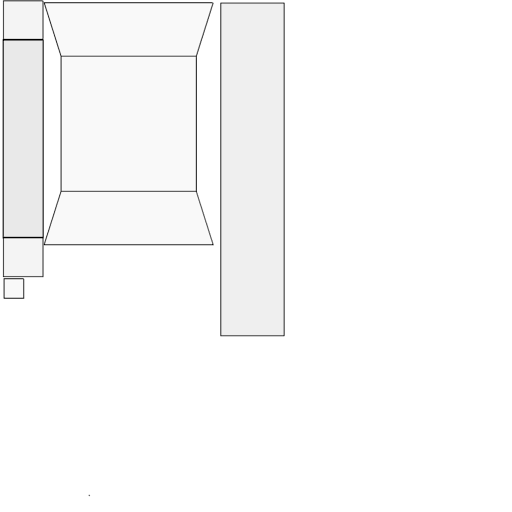
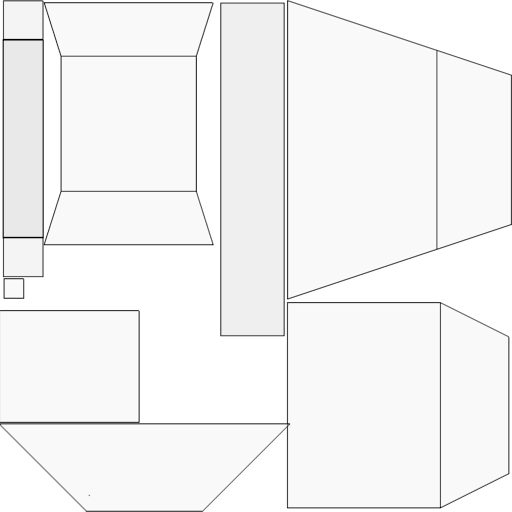
Two versions of the same layered image (512x512). Layer-by-layer changes:
added layer "andpopaa.png #4" above "andpopaa.png #3" over [0, 309, 140, 424]
added layer "andpopaa.png #3" above "andpopaa.png #2" over [0, 423, 291, 512]
added layer "andpopaa.png #2" above "andpopaa.png #1" over [286, 0, 512, 509]
